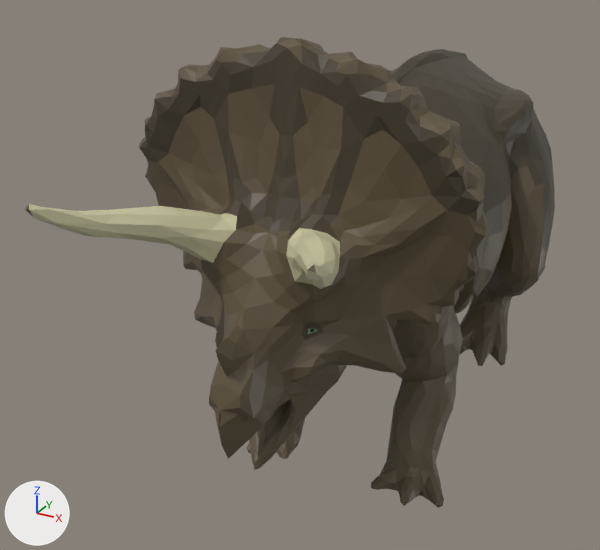
The glTF model assets/modelos/Triceratops.glb, before and after one commit.
Rendered twice from a 50 mm camera at (0.558, -1.624, 0.96) aimed at (-0.227, -0.196, 0.246). Arrows for +X, +Y and +Z are at lower left; the lights stay in place. The older version comes first. Vertices at exactly the same position are counted once.

The older version as bpy lines, for what is in view:
```python
me_triceratops = bpy.data.meshes.new('Triceratops')
me_triceratops.from_pydata(...)  # 3212 vertices, 6400 faces; spans x -0.28..0.28, y -0.94..0.96, z 0.0..0.8
# faces by material slot: [4973, 197, 24, 8, 1198]
me_triceratops.materials.append(mat_skin)  # brown #5e523c
me_triceratops.materials.append(mat_horns)  # beige #d0cca6
me_triceratops.materials.append(mat_eye)  # green #739b72
me_triceratops.materials.append(mat_pupil)  # black #000000
me_triceratops.materials.append(mat_skin_dark)  # brown #483f2e
ob_triceratops = bpy.data.objects.new('Triceratops', me_triceratops)
ob_triceratops.location = (0.0, 0.0, 0.0)
```
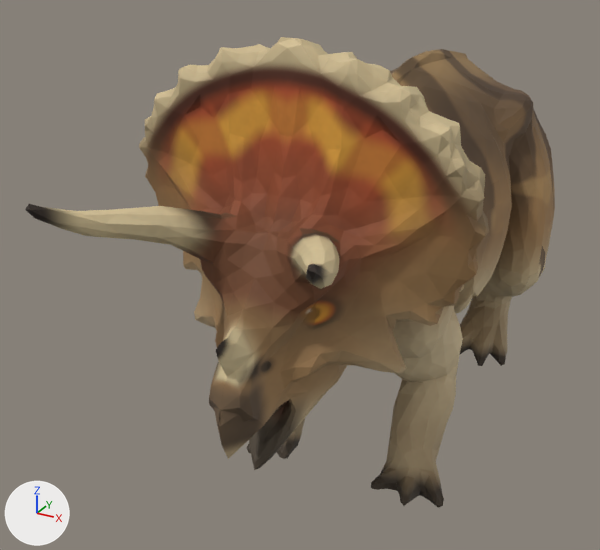
Boxes [x1, y1, x2, y2] around the edits, measured in the pictures (600 x 550 px):
part 1 of me_triceratops, reshaped
    both: [214, 293, 350, 347]
part 2 of me_triceratops, recoloured (lighter)
    both: [25, 37, 555, 508]
part 3 of me_triceratops, recoloured (beige to brown)
    both: [29, 204, 340, 289]
part 4 of me_triceratops, recoloured (lighter)
    both: [139, 43, 553, 308]

The change in detail:
Picture 'Triceratops' (img_triceratops) is new.
Material 'Triceratops_Mat' (mat_triceratops_mat) is new.
Its texture is img_triceratops.
Its roughness is 0.72.
me_triceratops is used by ob_triceratops; location (0.0, 0.0, 0.0).
me_triceratops had 3212 vertices, 6400 faces and spanned x -0.28..0.28, y -0.94..0.96, z 0.0..0.8.
me_triceratops no longer uses material mat_eye (green #739b72).
me_triceratops no longer uses material mat_pupil (black #000000).
me_triceratops now has 3173 vertices, 6322 faces and spans x -0.28..0.28, y -0.94..0.96, z 0.0..0.8.
Part 1, on me_triceratops:
39 vertices are removed from x -0.08..0.08, y -0.73..-0.69, z 0.41..0.43.
93 faces are deleted.
15 new faces join them.
me_triceratops part 2: 4936 faces spanning x -0.28..0.28, y -0.94..0.96, z 0.0..0.8 switch from mat_skin (brown #5e523c) to mat_triceratops_mat (picture img_triceratops).
me_triceratops part 3: 197 faces spanning x -0.2..0.2, y -0.94..-0.68, z 0.51..0.63 switch from mat_horns (beige #d0cca6) to mat_triceratops_mat (picture img_triceratops).
me_triceratops part 4: 1174 faces spanning x -0.27..0.27, y -0.72..0.62, z 0.28..0.8 switch from mat_skin_dark (brown #483f2e) to mat_triceratops_mat (picture img_triceratops).
